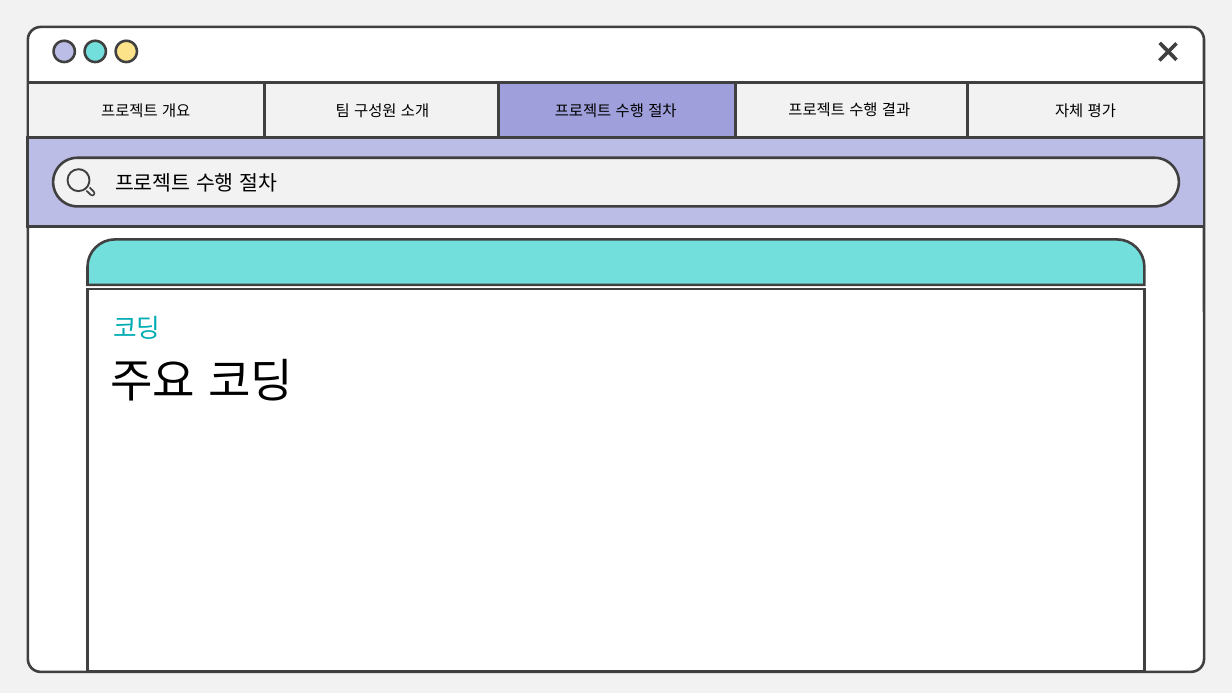
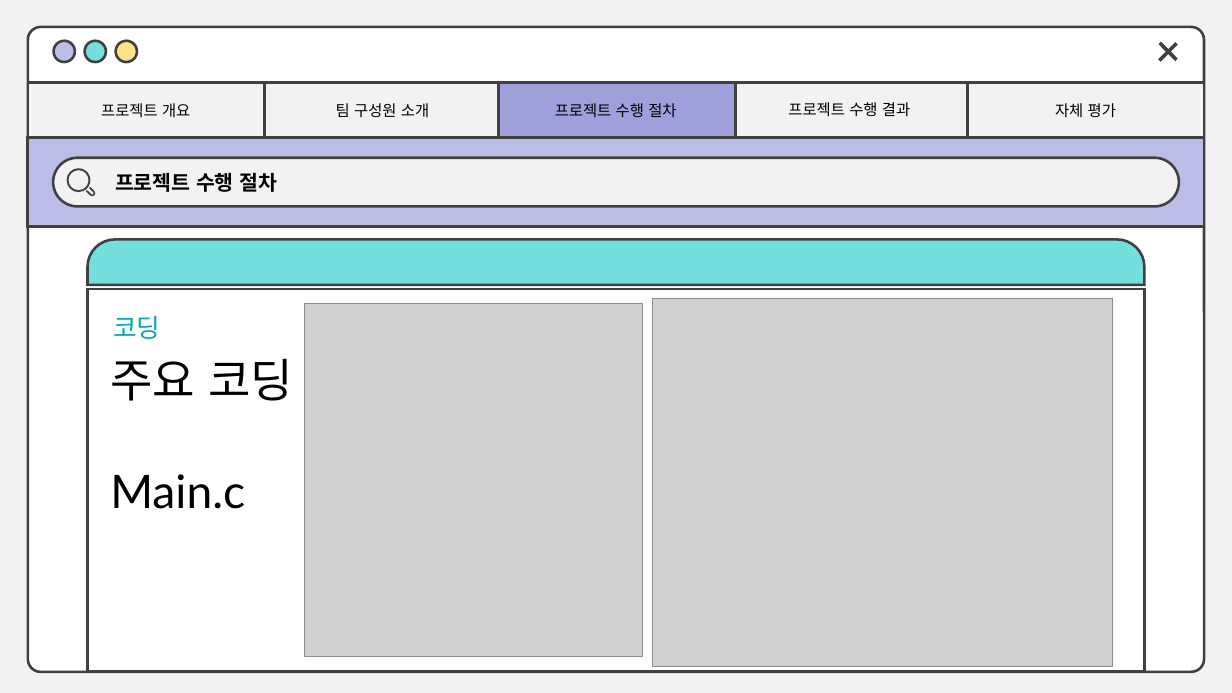
Before and after one commit to SangHa000/TEAMPROJECT1, a slide deck: slide 13 of 오피스 2016 발표용.pptx (slide 12 before the commit). Drawn at 1232x693 pixels with LibreOffice and Linux fonts; fonts in the diff are those of the drawing; grey boxes stand for pictures. Boxes give left, top, right and bottom in pixels: in the first picture for what was removed or moved away, otherwise in the second. Text is boxed around its words. In the diff, an @@ line names an element or a change of style, - is before the commit and + after.

```diff
--- a/오피스 2016 발표용.pptx
+++ b/오피스 2016 발표용.pptx
@@ text "프로젝트 수행 절차" at box(115, 172, 277, 192): bold on @@
@@ picture added at box(653, 299, 1112, 666) @@
@@ picture added at box(305, 303, 642, 656) @@
@@ text at box(110, 474, 245, 509): paragraph added @@
+Main.c
```
Also in this commit, not shown: 15 other slides changed, 1 slide removed.
